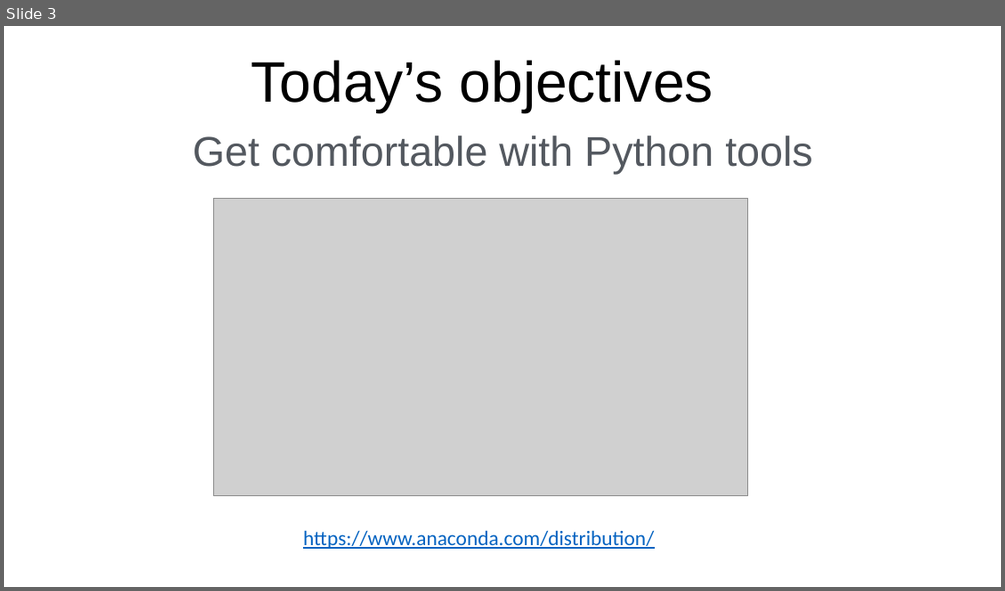
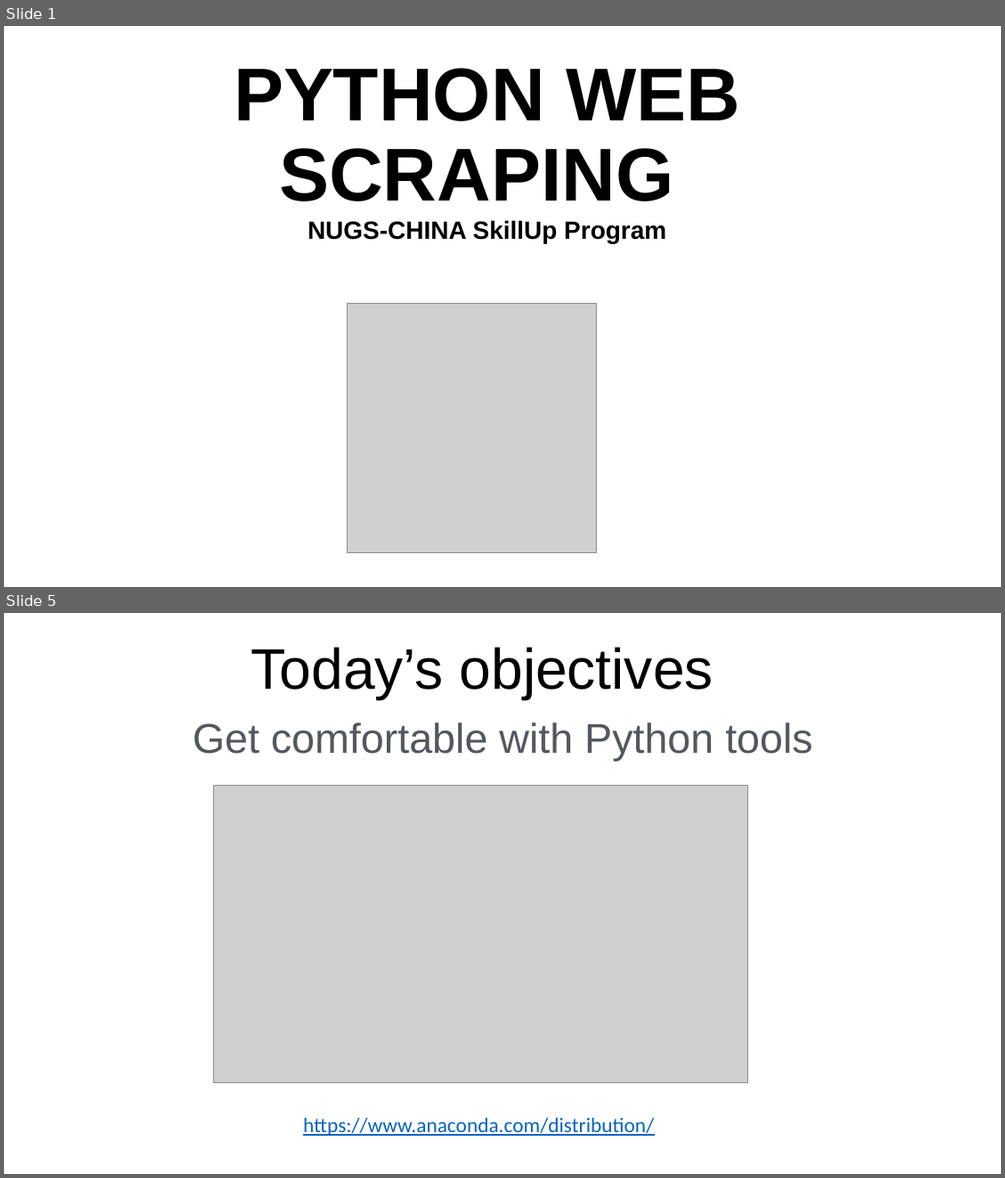
Before and after one commit to momills/python_web_scraping, a slide deck: 1. Python for Beginners.pptx. Shown one above the other, each under a label of ours: slide 3 before the commit, slides 1 and 5 after it; the slides between them are not shown. The pictures are 1005x591 and 1005x1178 pixels, drawn with LibreOffice and Linux fonts; fonts in the diff are those of the drawing; grey boxes stand for pictures. Boxes give left, top, right and bottom in pixels: in the first picture for what was removed or moved away, otherwise in the second. Text is boxed around its words. In the diff, an @@ line names an element or a change of style, - is before the commit and + after.

```diff
--- a/1. Python for Beginners.pptx
+++ b/1. Python for Beginners.pptx
@@ slide 1 added at (4,26,1001,587), background #FFFFFF @@
@@ title added at (234,68,740,201), 72 pt, text #000000, bold @@
+PYTHON WEB SCRAPING
@@ subtitle added at (307,220,666,243), 24 pt, text #000000, bold @@
+NUGS-CHINA SkillUp Program
@@ picture added at (348,303,596,552) @@
@@ what was slide 3 is now slide 5 @@
```
Also in this commit, not shown: 4 slides changed, 1 other slide added.
